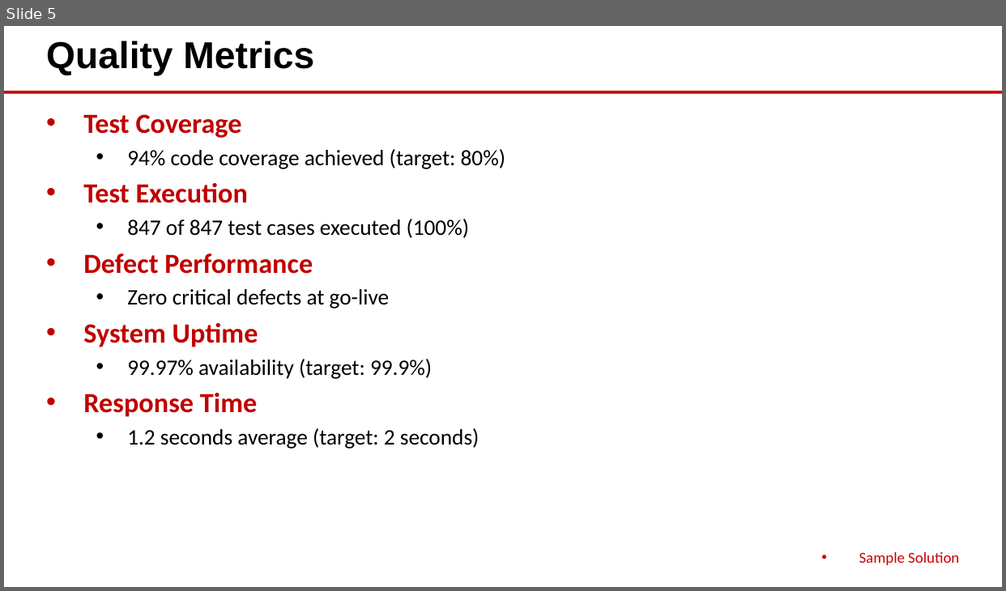
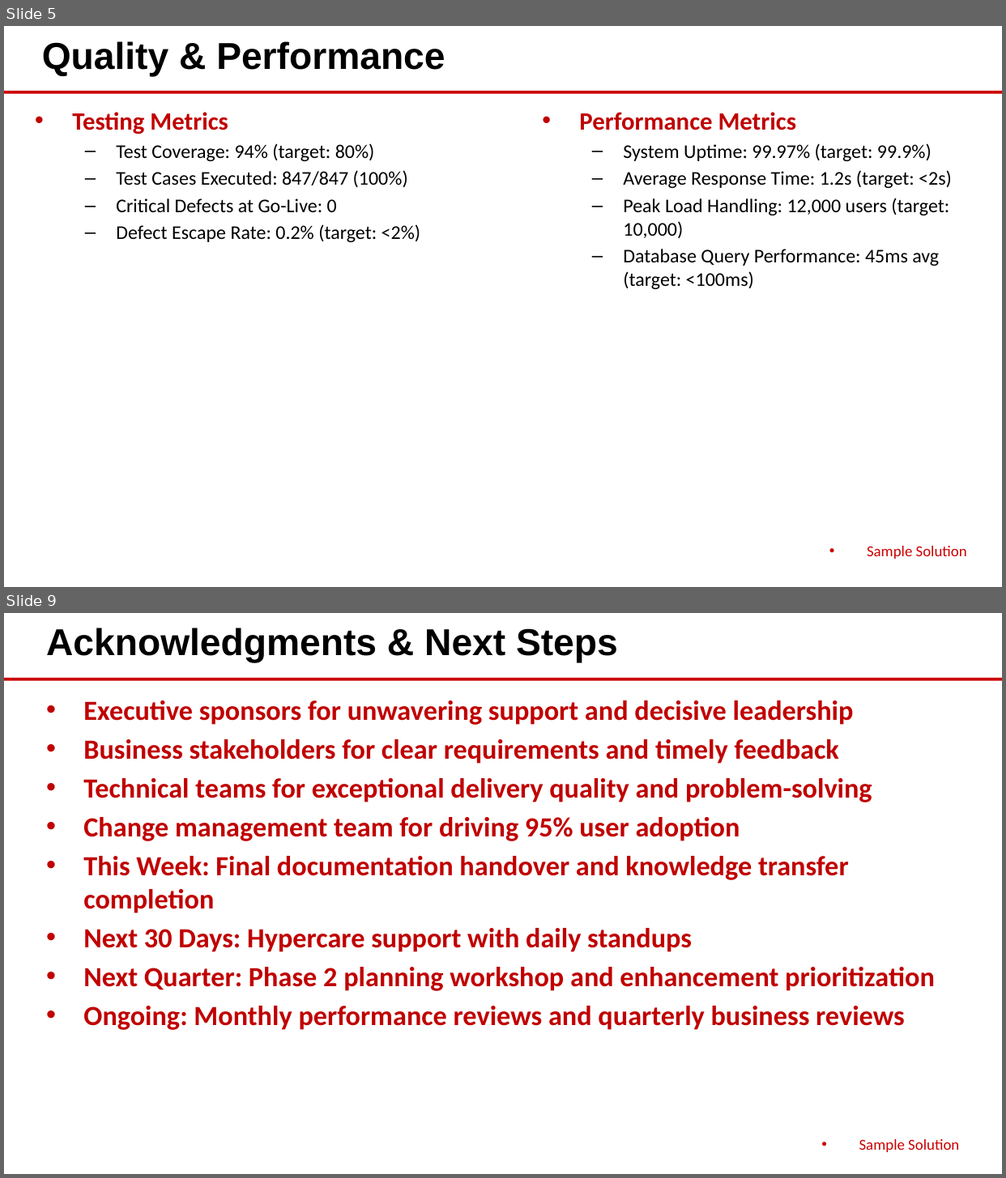
Before and after one commit to eoframework/solutions, a slide deck: solution-template/sample-provider/sample-category/sample-solution/delivery/closeout-presentation.pptx. Shown one above the other, each under a label of ours: slide 5 before the commit, slides 5 and 9 after it; the slides between them are not shown. The pictures are 1006x591 and 1006x1178 pixels, drawn with LibreOffice and Linux fonts; fonts in the diff are those of the drawing. Boxes give left, top, right and bottom in pixels: in the first picture for what was removed or moved away, otherwise in the second. Text is boxed around its words. In the diff, an @@ line names an element or a change of style, - is before the commit and + after.

```diff
--- a/solution-template/sample-provider/sample-category/sample-solution/delivery/closeout-presentation.pptx
+++ b/solution-template/sample-provider/sample-category/sample-solution/delivery/closeout-presentation.pptx
@@ slide 9 added at [4, 613, 1002, 1174], background #FFFFFF; not listed: 1 template element that a slide beside it also shows @@
@@ text added at [46, 628, 618, 662], 27 pt, text #000000, bold @@
+Acknowledgments & Next Steps
@@ text added at [83, 700, 935, 1030], 20 pt, text #C00000, bold @@
+• Executive sponsors for unwavering support and decisive leadership
+• Business stakeholders for clear requirements and timely feedback
+• Technical teams for exceptional delivery quality and problem-solving
+• Change management team for driving 95% user adoption
+• This Week: Final documentation handover and knowledge transfer completion
+• Next 30 Days: Hypercare support with daily standups
+• Next Quarter: Phase 2 planning workshop and enhancement prioritization
+• Ongoing: Monthly performance reviews and quarterly business reviews
@@ text added at [859, 1139, 959, 1152], 11 pt, text #CC0000 @@
+• Sample Solution
@@ slide 5 changed as well @@
@@ text at [42, 41, 445, 76]: text changed @@
-Quality Metrics
+Quality & Performance
@@ text at [72, 112, 421, 242]: text changed; size 16 to 14 pt @@
-• Test Coverage
-  • 94% code coverage achieved (target: 80%)
-• Test Execution
-  • 847 of 847 test cases executed (100%)
-• Defect Performance
-  • Zero critical defects at go-live
-• System Uptime
-  • 99.97% availability (target: 99.9%)
-• Response Time
-  • 1.2 seconds average (target: 2 seconds)
+• Testing Metrics
+  – Test Coverage: 94% (target: 80%)
+  – Test Cases Executed: 847/847 (100%)
+  – Critical Defects at Go-Live: 0
+  – Defect Escape Rate: 0.2% (target: <2%)
@@ text added at [579, 112, 952, 289], 14 pt, text #000000 @@
+• Performance Metrics
+  – System Uptime: 99.97% (target: 99.9%)
+  – Average Response Time: 1.2s (target: <2s)
+  – Peak Load Handling: 12,000 users (target: 10,000)
+  – Database Query Performance: 45ms avg (target: <100ms)
@@ text "Sample Solution": place and size @@
-text "Sample Solution" at [859, 552, 959, 565]
+text "Sample Solution" at [867, 546, 967, 559]
```
Also in this commit, not shown: 5 other slides changed, 3 other slides added, 5 slides removed, 1 other file.
